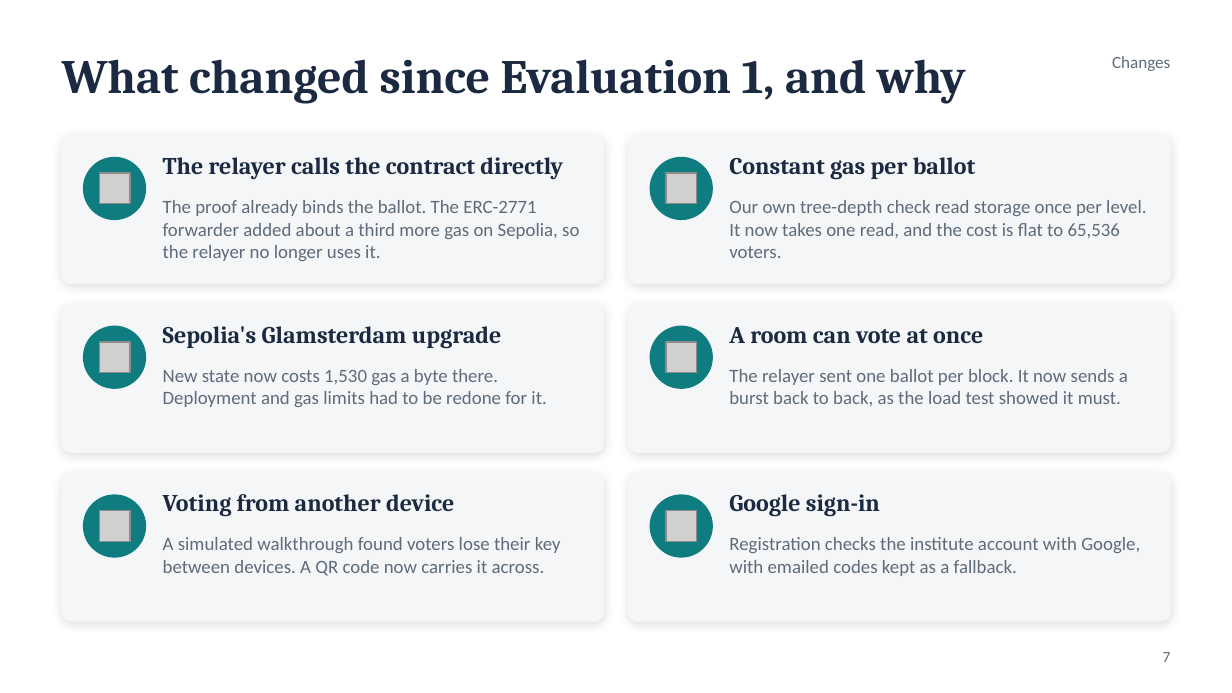
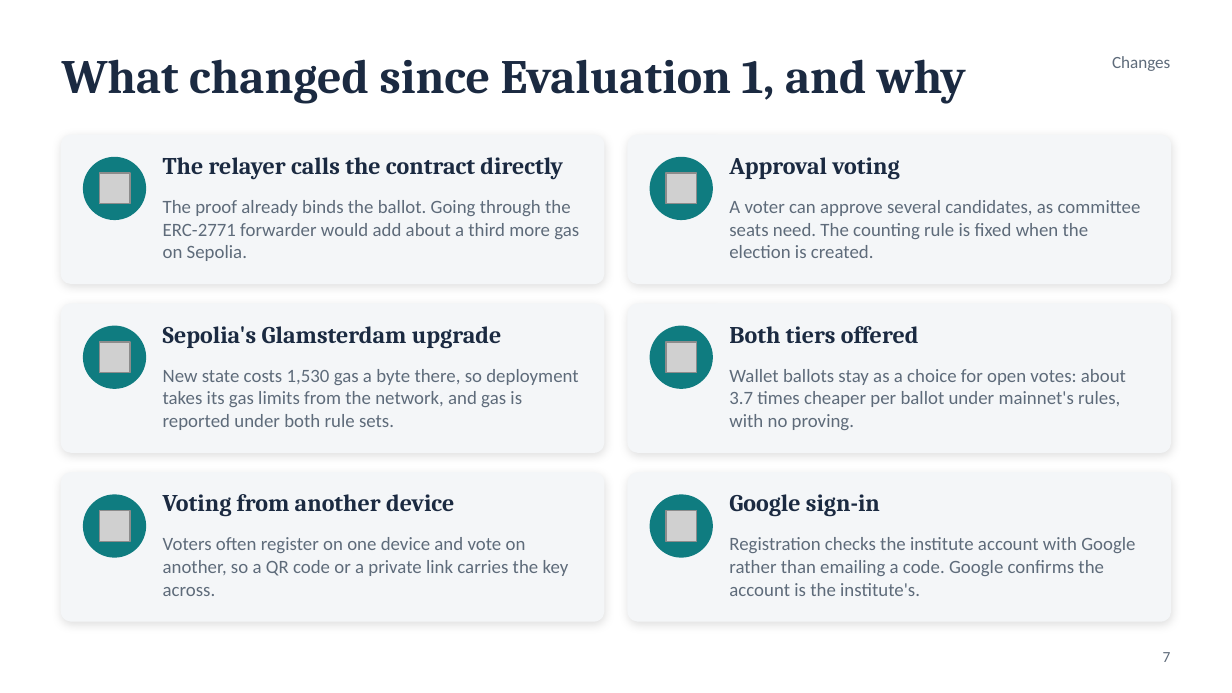
Before and after one commit to Chaitanya-Keyal/decentralized-voting-system, a slide deck: slide 7 of reports/eval2-slides.pptx. Drawn at 1232x693 pixels with LibreOffice and Linux fonts; fonts in the diff are those of the drawing; grey boxes stand for pictures. Boxes give left, top, right and bottom in pixels: in the first picture for what was removed or moved away, otherwise in the second. Text is boxed around its words. In the diff, an @@ line names an element or a change of style, - is before the commit and + after.

Commit message:
docs(report): describe the final system, with Google sign-in only
The report and slides now describe the system as built, without the history of building it:
the dates and slips in the plan, the fixes the measurements prompted, and the before-and-after
comparisons are gone, except where a comparison explains a choice, as the relayer's pipelined
sends and its minimum tip do. Differences from Evaluation 1 are still listed with their reasons.
Registration is by Google sign-in alone, and E3 is reported as the simulation it was. eval2.pdf
(34 pages) and the slides are rebuilt.

```diff
--- a/reports/eval2-slides.pptx
+++ b/reports/eval2-slides.pptx
@@ text at [729, 157, 899, 179]: text changed @@
-Constant gas per ballot
+Approval voting
@@ text at [163, 200, 579, 261]: text changed @@
-The proof already binds the ballot. The ERC-2771 forwarder added about a third more gas on Sepolia, so the relayer no longer uses it.
+The proof already binds the ballot. Going through the ERC-2771 forwarder would add about a third more gas on Sepolia.
@@ text at [729, 200, 1141, 258]: text changed @@
-Our own tree-depth check read storage once per level. It now takes one read, and the cost is flat to 65,536 voters.
+A voter can approve several candidates, as committee seats need. The counting rule is fixed when the election is created.
@@ text at [729, 326, 919, 343]: text changed @@
-A room can vote at once
+Both tiers offered
@@ text at [163, 369, 578, 430]: text changed @@
-New state now costs 1,530 gas a byte there. Deployment and gas limits had to be redone for it.
+New state costs 1,530 gas a byte there, so deployment takes its gas limits from the network, and gas is reported under both rule sets.
@@ text at [729, 369, 1126, 430]: text changed @@
-The relayer sent one ballot per block. It now sends a burst back to back, as the load test showed it must.
+Wallet ballots stay as a choice for open votes: about 3.7 times cheaper per ballot under mainnet's rules, with no proving.
@@ text at [163, 537, 569, 596]: text changed @@
-A simulated walkthrough found voters lose their key between devices. A QR code now carries it across.
+Voters often register on one device and vote on another, so a QR code or a private link carries the key across.
@@ text at [729, 537, 1135, 596]: text changed @@
-Registration checks the institute account with Google, with emailed codes kept as a fallback.
+Registration checks the institute account with Google rather than emailing a code. Google confirms the account is the institute's.
```
Also in this commit, not shown: 3 other slides changed, 12 other files.
